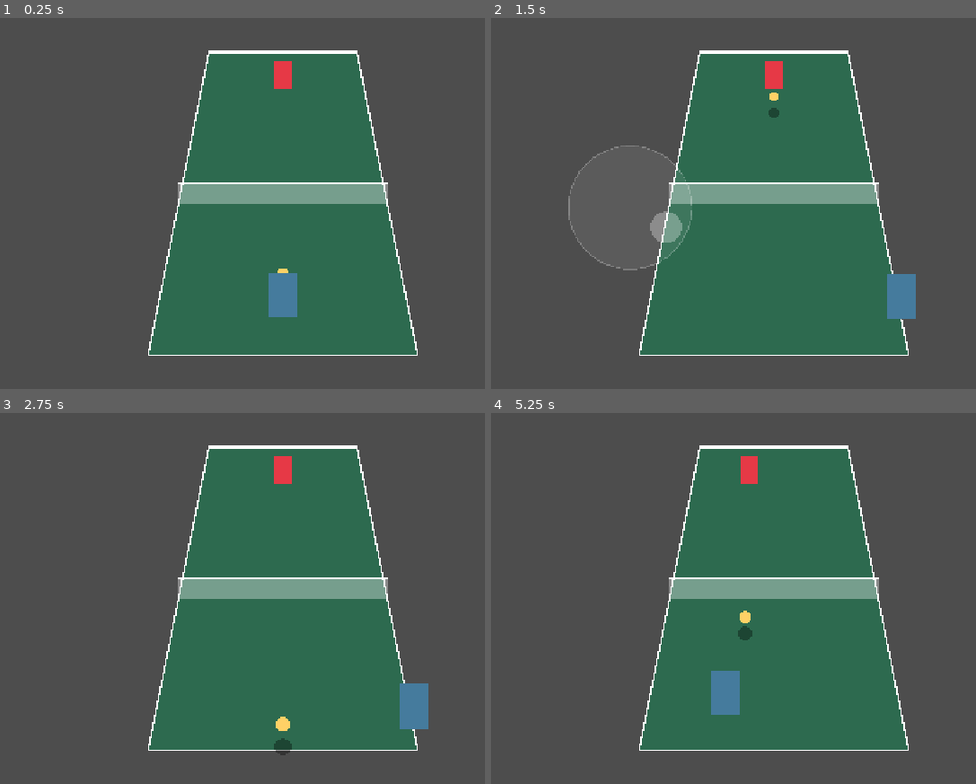
Above: before the commit, frames 1-4 (two rows, left to right).
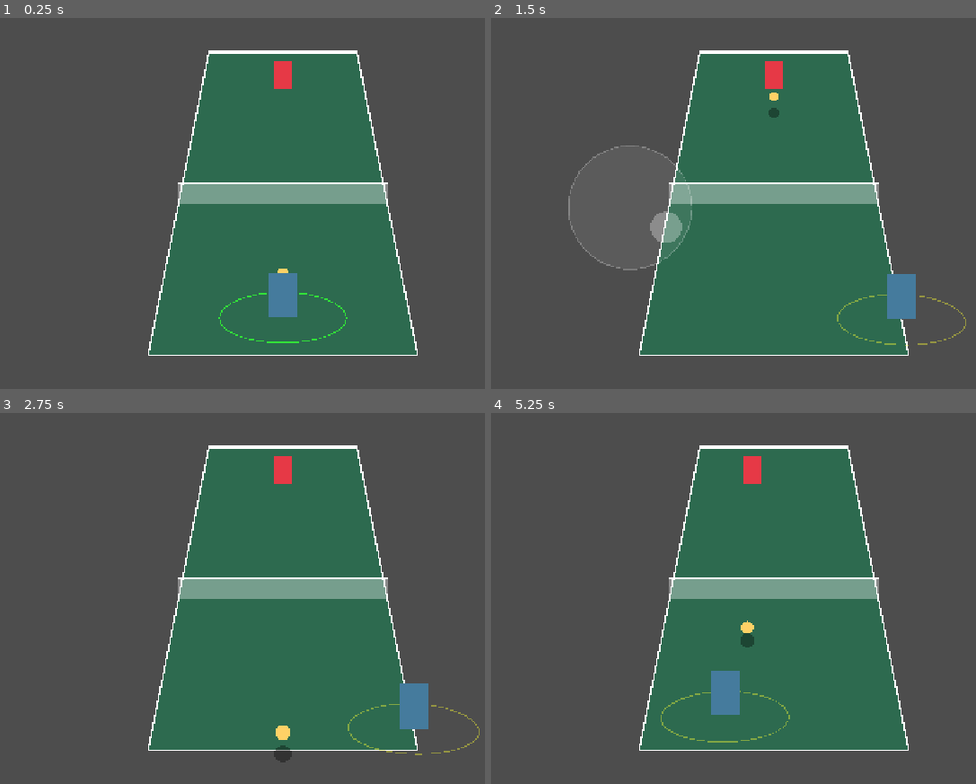
Above: after the commit, the same moments.

Repository: slamcoderpt/TennisGame
Game: Godot game, scene res://src/view/match.tscn
Same seed, same stepped clock (60 frames per second), same inputs: the game is played once before the commit and once after it.
Inputs (mouse positions are in pixels of both pictures, inside the frame that each line leads up to):
- Up to frame 1 (0.25 s): no input
- Up to frame 2 (1.5 s): tap Enter (ui_accept) at 0.5 s; move the mouse to (932, 166) at 0.52 s; hold Right (ui_right) 0.53-1.25 s; hold Enter (ui_accept) 0.53-1.25 s; click (932, 166) at 0.67 s; drag from (631, 207) to (738, 266) at 1.27 s
- Up to frame 3 (2.75 s): move the mouse to (354, 494) at 2.02 s; hold Right (ui_right) from 2.03 s (still down); hold Enter (ui_accept) from 2.03 s (still down)
- Up to frame 4 (5.25 s): release Right (ui_right) at 2.75 s; release Enter (ui_accept) at 2.75 s; drag from (738, 661) to (558, 520) at 2.77 s; move the mouse to (outside the picture) at 3.52 s; hold Left (ui_left) 3.53-4.25 s; hold Enter (ui_accept) 3.53-4.25 s; drag from (558, 520) to (665, 479) at 4.27 s; move the mouse to (811, 583) at 5.02 s; hold Down (ui_down) from 5.03 s (still down); hold Enter (ui_accept) from 5.03 s (still down); click (811, 583) at 5.17 s

The runs differ from the first frame. In frame 1, 0.2% of the frame differs, in the area x 45-72%, y 74-88%; in frame 2, 0.2%; in frame 3, 0.4%; in frame 4, 0.5%, in the area x 35-62%, y 11-89%.

Commit message:
feat: forgiving hit buffer, latched input, and debug reach ring
- Hit press stays armed HIT_BUFFER_TICKS ticks so early swings connect
  when the ball enters reach (fixes rigid one-frame timing)
- Latch keyboard/touch press in _input so presses can't be dropped
- Bump REACH 1.6 -> 2.0 as a starting tuning value
- Debug reach ring (toggle D) around the near player, green when the
  ball is actually hittable

Co-Authored-By: Claude Opus 4.8 <noreply@anthropic.com>

Diff:
--- a/src/input/player_input.gd
+++ b/src/input/player_input.gd
@@ -7,7 +7,7 @@
 var joy_id := -1
 var joy_origin := Vector2.ZERO
 var joy_current := Vector2.ZERO
-var touch_hit := false
+var hit_latched := false       # set on the press event, consumed once by the sim tick
 
 func _input(event: InputEvent) -> void:
 	var half := get_viewport_rect().size.x / 2.0
@@ -19,13 +19,15 @@
 				joy_current = event.position
 				queue_redraw()
 			elif event.position.x >= half:
-				touch_hit = true
+				hit_latched = true
 		elif event.index == joy_id:
 			joy_id = -1
 			queue_redraw()
 	elif event is InputEventScreenDrag and event.index == joy_id:
 		joy_current = event.position
 		queue_redraw()
+	elif event.is_action_pressed("ui_accept"):
+		hit_latched = true
 
 func consume_frame():
 	var f := InputFrame.new()
@@ -36,8 +38,8 @@
 		if v.length() > 1.0:
 			v = v.normalized()
 		f.move = Vector2(v.x, -v.y)
-	f.hit_pressed = Input.is_action_just_pressed("ui_accept") or touch_hit
-	touch_hit = false
+	f.hit_pressed = hit_latched
+	hit_latched = false
 	return f
 
 func _draw() -> void:
--- a/src/sim/court_sim.gd
+++ b/src/sim/court_sim.gd
@@ -12,8 +12,9 @@
 const RESTITUTION := 0.75
 const MAX_BOUNCES := 4
 const PLAYER_SPEED := 9.0
-const REACH := 1.6
+const REACH := 2.0
 const MAX_HIT_HEIGHT := 3.0
+const HIT_BUFFER_TICKS := 8     # a press stays armed this many ticks (forgives early swings)
 const SHOT_SPEED := 16.0
 const SHOT_LAUNCH := 7.0
 const AIM_MAX_X := HALF_WIDTH - 1.0
@@ -52,7 +53,11 @@
 	_update_ball()
 	for i in 2:
 		if inputs[i].hit_pressed:
-			_try_hit(players[i], inputs[i])
+			players[i].hit_buffer = HIT_BUFFER_TICKS
+		if players[i].hit_buffer > 0:
+			players[i].hit_buffer -= 1
+			if _try_hit(players[i], inputs[i]):
+				players[i].hit_buffer = 0
 
 func _move_player(p, input) -> void:
 	var m: Vector2 = input.move
@@ -80,12 +85,12 @@
 	if out_x or out_y or ball.bounce_count >= MAX_BOUNCES:
 		reset_ball()
 
-func _try_hit(p, input) -> void:
+func _try_hit(p, input) -> bool:
 	var incoming: bool = not ball.in_play or signf(ball.vel.y) == float(p.side)
 	if not incoming:
-		return
+		return false
 	if ball.pos.distance_to(p.pos) > REACH or ball.height > MAX_HIT_HEIGHT:
-		return
+		return false
 	var aim_x := clampf(input.move.x, -1.0, 1.0) * AIM_MAX_X
 	var target := Vector2(aim_x, -p.side * TARGET_DEPTH)
 	ball.vel = (target - ball.pos).normalized() * SHOT_SPEED
@@ -93,3 +98,4 @@
 	ball.height = maxf(ball.height, 0.3)
 	ball.bounce_count = 0
 	ball.in_play = true
+	return true
--- a/src/sim/player_state.gd
+++ b/src/sim/player_state.gd
@@ -3,3 +3,4 @@
 var pos := Vector2.ZERO
 var prev_pos := Vector2.ZERO
 var side := -1                 # -1 = bottom (near camera, human), +1 = top
+var hit_buffer := 0            # ticks the swing stays armed after a hit press
--- a/src/view/court_view.gd
+++ b/src/view/court_view.gd
@@ -10,12 +10,20 @@
 const P2_COLOR := Color("e63946")
 const BALL_COLOR := Color("ffd166")
 const SHADOW_COLOR := Color(0, 0, 0, 0.35)
+const REACH_OK_COLOR := Color(0.2, 1.0, 0.2, 0.8)    # ball is hittable now
+const REACH_WAIT_COLOR := Color(1.0, 1.0, 0.2, 0.4)  # in range but not yet hittable
 
 var sim = null
+var debug_reach := true        # toggle with the D key; shows the near player's hit zone
 
 func render(s) -> void:
 	sim = s
 	queue_redraw()
+
+func _unhandled_input(event: InputEvent) -> void:
+	if event is InputEventKey and event.pressed and not event.echo and event.keycode == KEY_D:
+		debug_reach = not debug_reach
+		queue_redraw()
 
 func _draw() -> void:
 	if sim == null:
@@ -24,8 +32,22 @@
 	_draw_court()
 	_draw_player(sim.players[1], P2_COLOR, f)
 	_draw_net()
+	if debug_reach:
+		_draw_reach(sim.players[0])
 	_draw_ball(f)
 	_draw_player(sim.players[0], P1_COLOR, f)
+
+func _draw_reach(p) -> void:
+	var b = sim.ball
+	var hittable: bool = b.pos.distance_to(p.pos) <= CourtSim.REACH and b.height <= CourtSim.MAX_HIT_HEIGHT
+	var color := REACH_OK_COLOR if hittable else REACH_WAIT_COLOR
+	var pts := PackedVector2Array()
+	var n := 32
+	for i in n + 1:
+		var a := TAU * i / n
+		var court_pt: Vector2 = p.pos + Vector2(cos(a), sin(a)) * CourtSim.REACH
+		pts.append(Proj.to_screen(court_pt))
+	draw_polyline(pts, color, 2.0)
 
 func _draw_court() -> void:
 	var hw := CourtSim.HALF_WIDTH
--- a/tests/test_sim.gd
+++ b/tests/test_sim.gd
@@ -119,3 +119,34 @@
 		b.tick(_scripted(i))
 	check(a.ball.pos == b.ball.pos and a.ball.height == b.ball.height, "ball state must match exactly")
 	check(a.players[0].pos == b.players[0].pos and a.players[1].pos == b.players[1].pos, "player state must match exactly")
+
+func test_hit_buffer_forgives_early_press() -> void:
+	var sim := CourtSim.new()
+	sim.players[0].pos = Vector2(0.0, -9.0)
+	sim.ball.in_play = true
+	sim.ball.pos = Vector2(0.0, -6.5)      # ~2.5 units away — just out of REACH
+	sim.ball.vel = Vector2(0.0, -12.0)     # approaching the near player
+	sim.ball.height = 1.0
+	sim.ball.v_height = 0.0
+	var frames := _idle()
+	frames[0].hit_pressed = true
+	sim.tick(frames)                       # press while still out of reach
+	check(sim.ball.vel.y < 0.0, "ball should not be hit yet on the early press tick")
+	for i in 6:
+		sim.tick(_idle())                  # no new press; the buffered swing should connect
+	check(sim.ball.vel.y > 0.0, "buffered swing should connect as the ball enters reach")
+
+func test_hit_buffer_expires() -> void:
+	var sim := CourtSim.new()
+	sim.players[0].pos = Vector2(0.0, -9.0)
+	sim.ball.in_play = true
+	sim.ball.pos = Vector2(0.0, -6.6)      # out of REACH, approaching very slowly
+	sim.ball.vel = Vector2(0.0, -1.5)      # reaches the player only long after the buffer expires
+	sim.ball.height = 1.0
+	sim.ball.v_height = 4.0                # stays airborne past the assertion, no early bounce
+	var frames := _idle()
+	frames[0].hit_pressed = true
+	sim.tick(frames)
+	for i in 18:
+		sim.tick(_idle())                  # buffer (8 ticks) expires before the ball arrives
+	check(sim.ball.vel.y < 0.0, "an expired buffer must not hit a ball that arrives late")
